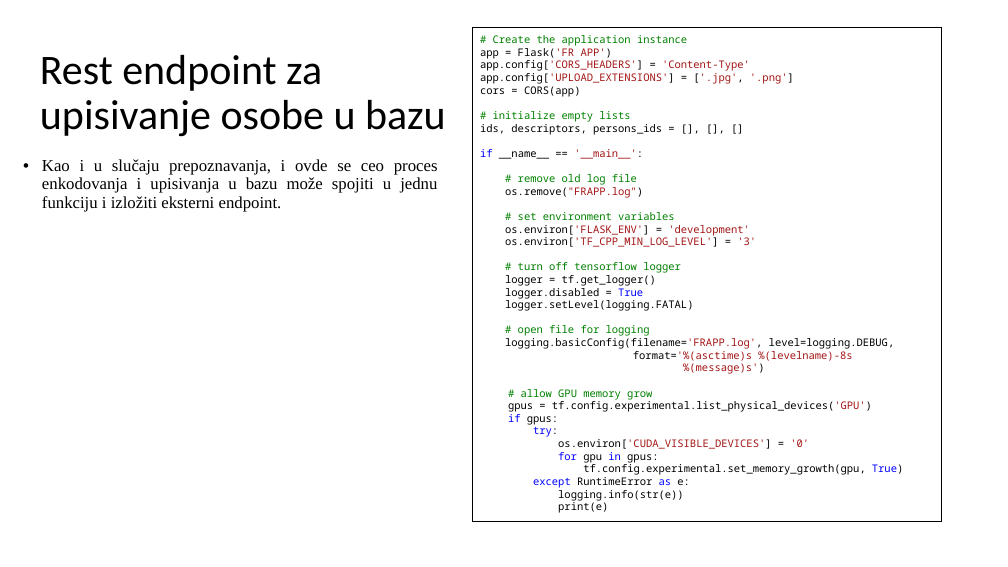
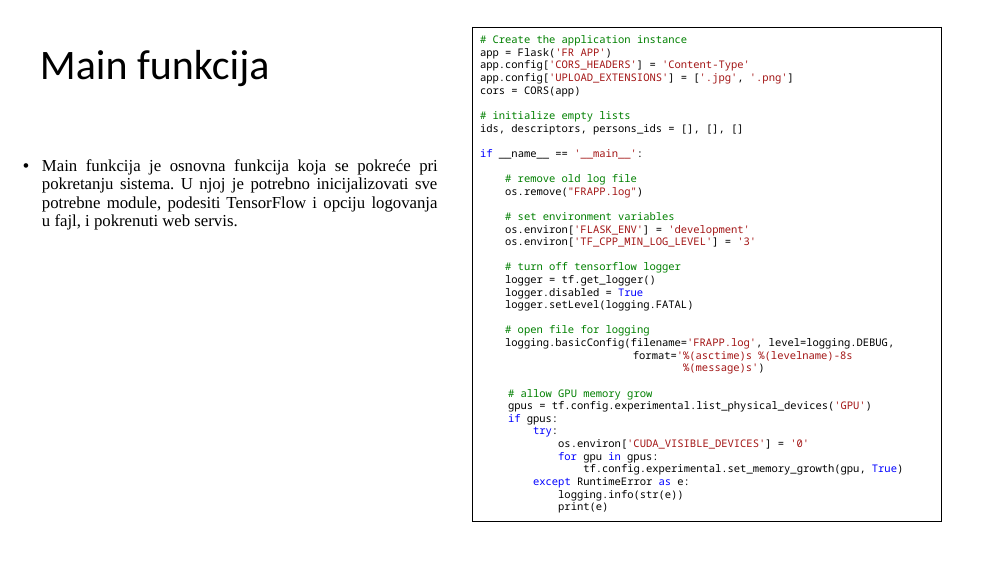
Before and after one commit to DavorJordacevic/FaceRecognitionThesis, a slide deck: slide 36 of Upotreba Metoda Dubokog Ucenja U Sintezi Sistema Za Prepoznavanje Lica.pptx. Drawn at 1008x567 pixels with LibreOffice and Linux fonts; fonts in the diff are those of the drawing. Boxes give left, top, right and bottom in pixels: in the first picture for what was removed or moved away, otherwise in the second. Text is boxed around its words. In the diff, an @@ line names an element or a change of style, - is before the commit and + after.

```diff
--- a/Upotreba Metoda Dubokog Ucenja U Sintezi Sistema Za Prepoznavanje Lica.pptx
+++ b/Upotreba Metoda Dubokog Ucenja U Sintezi Sistema Za Prepoznavanje Lica.pptx
@@ title at bbox=[40, 50, 269, 87]: text changed @@
-Rest endpoint za upisivanje osobe u bazu
+Main funkcija
@@ text at bbox=[42, 159, 438, 230]: text changed @@
-• Kao i u slučaju prepoznavanja, i ovde se ceo proces enkodovanja i upisivanja u bazu može spojiti u jednu funkciju i izložiti eksterni endpoint.
+• Main funkcija je osnovna funkcija koja se pokreće pri pokretanju sistema. U njoj je potrebno inicijalizovati sve potrebne module, podesiti TensorFlow i opciju logovanja u fajl, i pokrenuti web servis.
```
Also in this commit, not shown: 8 other slides changed, 1 slide added.
